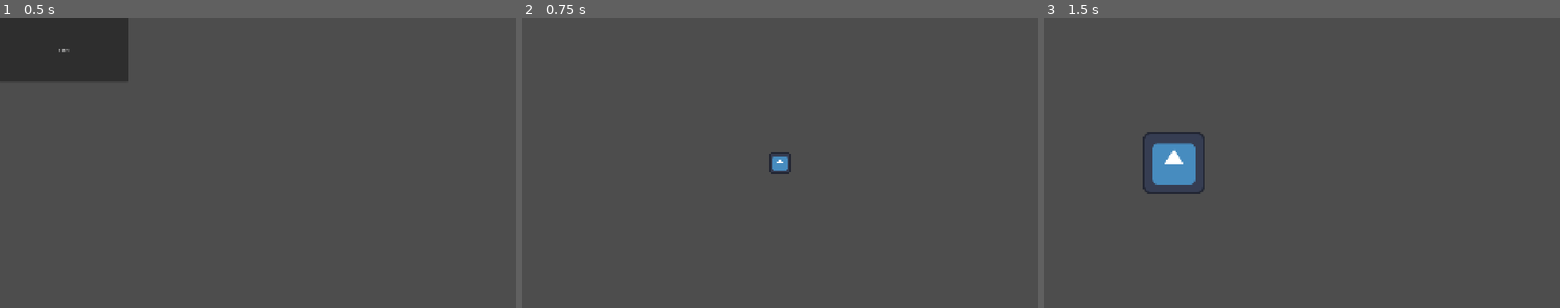
Above: before the commit, frames 1-3 (left to right).
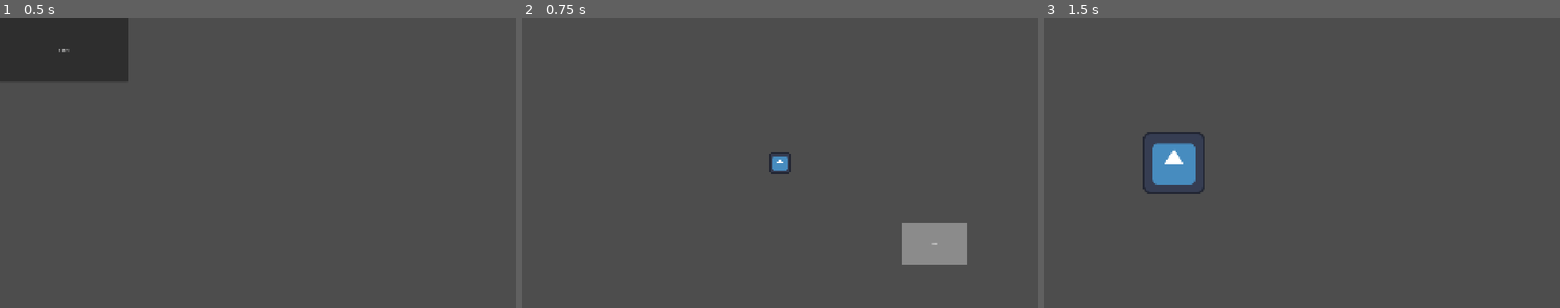
Above: after the commit, the same moments.

Repository: anzac9425/project-universe-hardcore-4x
Game: Godot game, scene res://scenes/Main.tscn
The game is run twice, just before and just after one commit, with the same random seed, the same clock (stepped at 60 frames per second) and the same inputs. The engine's default icon, where the game draws it, is replaced by a stand-in: a white triangle on a blue panel in a dark square.
Inputs (mouse positions are in pixels of both pictures, inside the frame that each line leads up to):
- Up to frame 1 (0.5 s): no input
- Up to frame 2 (0.75 s): click "start" at 0.5 s
- Up to frame 3 (1.5 s): tap Enter at 1.25 s; move the mouse to (1415, 148) at 1.27 s; hold D from 1.28 s (still down); hold Z from 1.28 s (still down); click (1415, 148) at 1.42 s

Frame 1 is identical in both runs. In frame 2, 1.8% of the frame differs, in the area x 73-87%, y 70-86%; in frame 3, nothing differs.
Error after the commit: Invalid assignment of property or key 'planets' with value of type 'Array' on a base object of type 'Resource (SystemData)'. (res://skripts/map/generator/map_g…

Commit message:
Fix game start flow, loading error handling, and session guards

Diff:
--- a/skripts/game_session.gd
+++ b/skripts/game_session.gd
@@ -28,6 +28,10 @@
 
 func start_new_game(new_config:GameConfig):
 
+	if new_config == null:
+		push_error("ERR_GAMESESSION_CONFIG_NULL")
+		return
+
 	config = new_config
 
 	config.apply_difficulty()
@@ -48,11 +52,23 @@
 
 func enter_system(system:SystemData):
 
+	if system == null:
+		push_error("ERR_GAMESESSION_SYSTEM_NULL")
+		return
+
 	current_system = system
 
 	MapGenerator.generate_system(system)
 
 func get_random_system() -> SystemData:
+
+	if config == null:
+		push_error("ERR_GAMESESSION_CONFIG_NOT_READY")
+		return null
+
+	if galaxy == null or galaxy.systems.is_empty():
+		push_error("ERR_GAMESESSION_GALAXY_NOT_READY")
+		return null
 
 	var rng := RandomNumberGenerator.new()
 	rng.seed = config.seed
@@ -63,6 +79,10 @@
 
 func create_save_data() -> Dictionary:
 
+	if config == null or galaxy == null:
+		push_error("ERR_GAMESESSION_SAVE_NOT_READY")
+		return {}
+
 	return {
 		"config": config.to_dict(),
 		"player": {},
@@ -71,12 +91,21 @@
 
 func load_save_data(data:Dictionary):
 
+	if not data.has("config"):
+		push_error("ERR_GAMESESSION_SAVE_MISSING_CONFIG")
+		return
+
 	config = GameConfig.new()
 	config.from_dict(data["config"])
 
 	_generate_galaxy()
 
-	var index = data.get("current_system",0)
+	if galaxy == null or galaxy.systems.is_empty():
+		push_error("ERR_GAMESESSION_LOAD_EMPTY_GALAXY")
+		return
+
+	var index: int = data.get("current_system", 0)
+	index = clamp(index, 0, galaxy.systems.size() - 1)
 
 	current_system = galaxy.systems[index]
 
--- a/skripts/manager/scene_manager.gd
+++ b/skripts/manager/scene_manager.gd
@@ -28,13 +28,13 @@
 		return
 
 	if not ResourceLoader.exists(path):
-		push_error(tr(ERR_SCENE_NOT_EXISTS) % path)
+		push_error("%s: %s" % [tr(ERR_SCENE_NOT_EXISTS), path])
 		return
 
 	var packed: PackedScene = load(path)
 
 	if packed == null:
-		push_error(tr(ERR_LOAD_FAILED) % path)
+		push_error("%s: %s" % [tr(ERR_LOAD_FAILED), path])
 		return
 
 	_replace_scene_packed(packed)
@@ -50,7 +50,7 @@
 		return
 
 	if not ResourceLoader.exists(path):
-		push_error(tr(ERR_SCENE_NOT_EXISTS) % path)
+		push_error("%s: %s" % [tr(ERR_SCENE_NOT_EXISTS), path])
 		return
 
 	target_scene_path = path
@@ -60,7 +60,8 @@
 	var packed: PackedScene = load(LOADING_SCENE_PATH)
 
 	if packed == null:
-		push_error(tr(ERR_LOAD_FAILED) % LOADING_SCENE_PATH)
+		is_loading = false
+		push_error("%s: %s" % [tr(ERR_LOAD_FAILED), LOADING_SCENE_PATH])
 		return
 
 	_replace_scene_packed(packed)
@@ -87,6 +88,11 @@
 # -----------------------------
 func finish_loading(packed: PackedScene) -> void:
 
+	if packed == null:
+		is_loading = false
+		push_error("%s: %s" % [tr(ERR_LOAD_FAILED), target_scene_path])
+		return
+
 	is_loading = false
 	loading_progress = 1.0
 
--- a/skripts/scenes/Ingame/ingame.gd
+++ b/skripts/scenes/Ingame/ingame.gd
@@ -6,5 +6,7 @@
 		return
 
 	var system = GameSession.get_random_system()
+	if system == null:
+		return
 
 	GameSession.enter_system(system)
--- a/skripts/scenes/Loading/loading.gd
+++ b/skripts/scenes/Loading/loading.gd
@@ -1,6 +1,8 @@
 extends Node2D
 
 @onready var progress_bar: ProgressBar = $ProgressBar
+
+const MAX_LOADING_FRAMES := 1800
 
 
 func _ready():
@@ -9,10 +11,22 @@
 
 func load_scene():
 
-	var path = SceneManager.target_scene_path
+	var path: String = SceneManager.target_scene_path
+
+	if path.is_empty() or not ResourceLoader.exists(path):
+		push_error("ERR_LOADING_TARGET_INVALID: %s" % path)
+		SceneManager.finish_loading(null)
+		return
+
 	var progress := []
+	var request_result := ResourceLoader.load_threaded_request(path)
 
-	ResourceLoader.load_threaded_request(path)
+	if request_result != OK:
+		push_error("ERR_LOADING_REQUEST_FAILED: %s" % path)
+		SceneManager.finish_loading(null)
+		return
+
+	var frame_count := 0
 
 	while true:
 
@@ -27,11 +41,19 @@
 		if status == ResourceLoader.THREAD_LOAD_LOADED:
 			break
 
+		if status == ResourceLoader.THREAD_LOAD_FAILED or status == ResourceLoader.THREAD_LOAD_INVALID_RESOURCE:
+			push_error("ERR_LOADING_THREAD_FAILED: %s" % path)
+			SceneManager.finish_loading(null)
+			return
+
+		frame_count += 1
+		if frame_count > MAX_LOADING_FRAMES:
+			push_error("ERR_LOADING_TIMEOUT: %s" % path)
+			SceneManager.finish_loading(null)
+			return
+
 		await get_tree().process_frame
 
 
 	var packed: PackedScene = ResourceLoader.load_threaded_get(path)
-
-	await get_tree().process_frame
-
 	SceneManager.finish_loading(packed)
--- a/skripts/scenes/MainMenu/main_menu.gd
+++ b/skripts/scenes/MainMenu/main_menu.gd
@@ -2,19 +2,17 @@
 
 const START_SCENE_PATH := "res://scenes/Ingame.tscn"
 
-var seed = 1
-var system_count = 100
-var difficulty = "EASY"
+@export var seed := 1
+@export var system_count := 100
+@export var difficulty: int = GameConfig.Difficulty.EASY
 
 func _on_start_button_pressed() -> void:
-	SceneManager.change_scene_with_loading(START_SCENE_PATH)
 	var config = GameConfig.new()
 
 	config.seed = seed
 	config.system_count = system_count
 	config.difficulty = difficulty
 
-	config.apply_difficulty()
-	config.validate()
+	GameSession.start_new_game(config)
 
-	#GameSession.config = config
+	SceneManager.change_scene_with_loading(START_SCENE_PATH)
